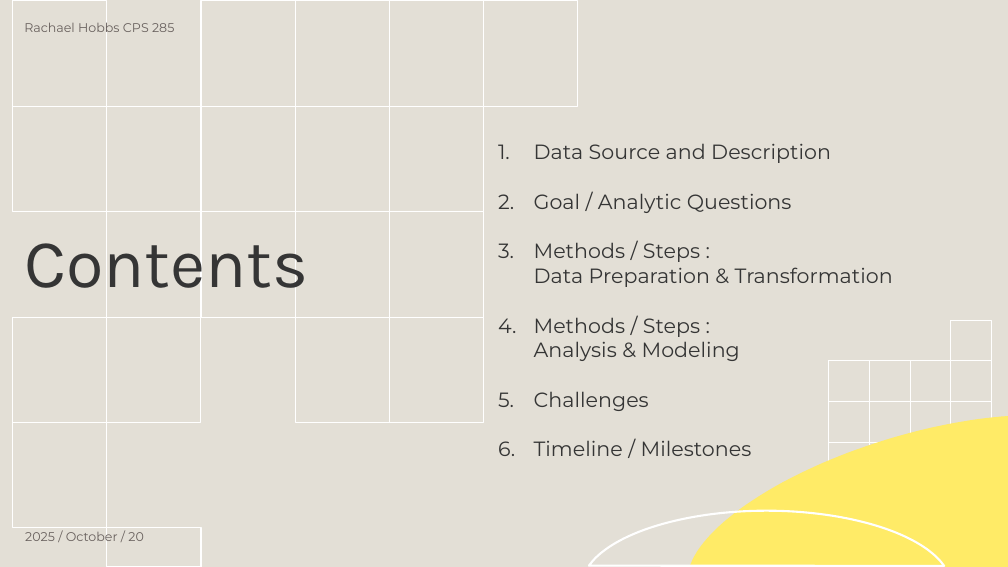
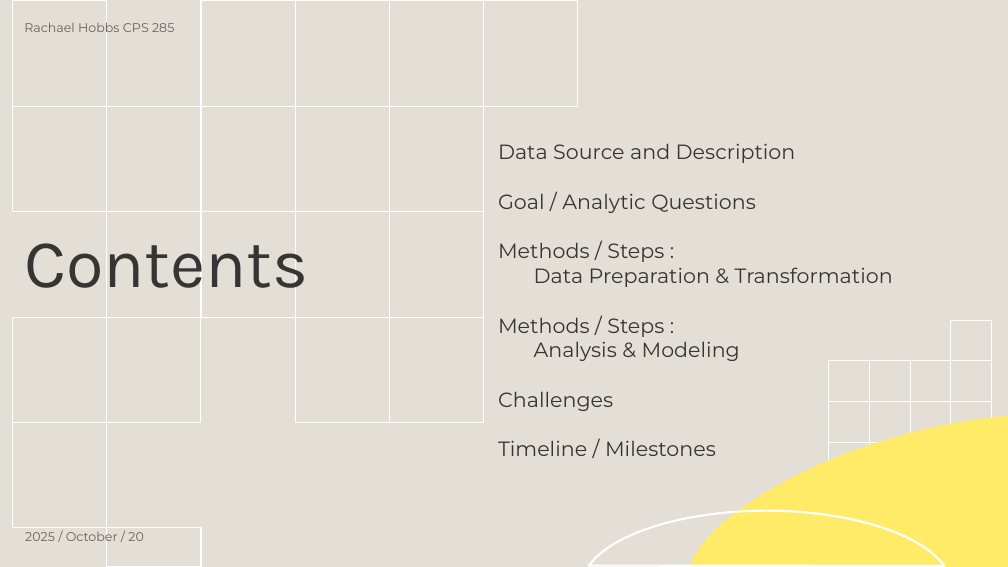
Before and after one commit to Lovjoy/FEMA_NFIP_Flood_Policies_Project, a slide deck: slide 2 of HobbsFEMA-NFIP-Flood-Proposal.pptx. Drawn at 1008x567 pixels with LibreOffice and Linux fonts; fonts in the diff are those of the drawing. Boxes give left, top, right and bottom in pixels: in the first picture for what was removed or moved away, otherwise in the second. Text is boxed around its words. In the diff, an @@ line names an element or a change of style, - is before the commit and + after.

Commit message:
powerpoint update

```diff
--- a/HobbsFEMA-NFIP-Flood-Proposal.pptx
+++ b/HobbsFEMA-NFIP-Flood-Proposal.pptx
@@ subtitle at [498,143,796,456]: bullet 1. to none @@
```
